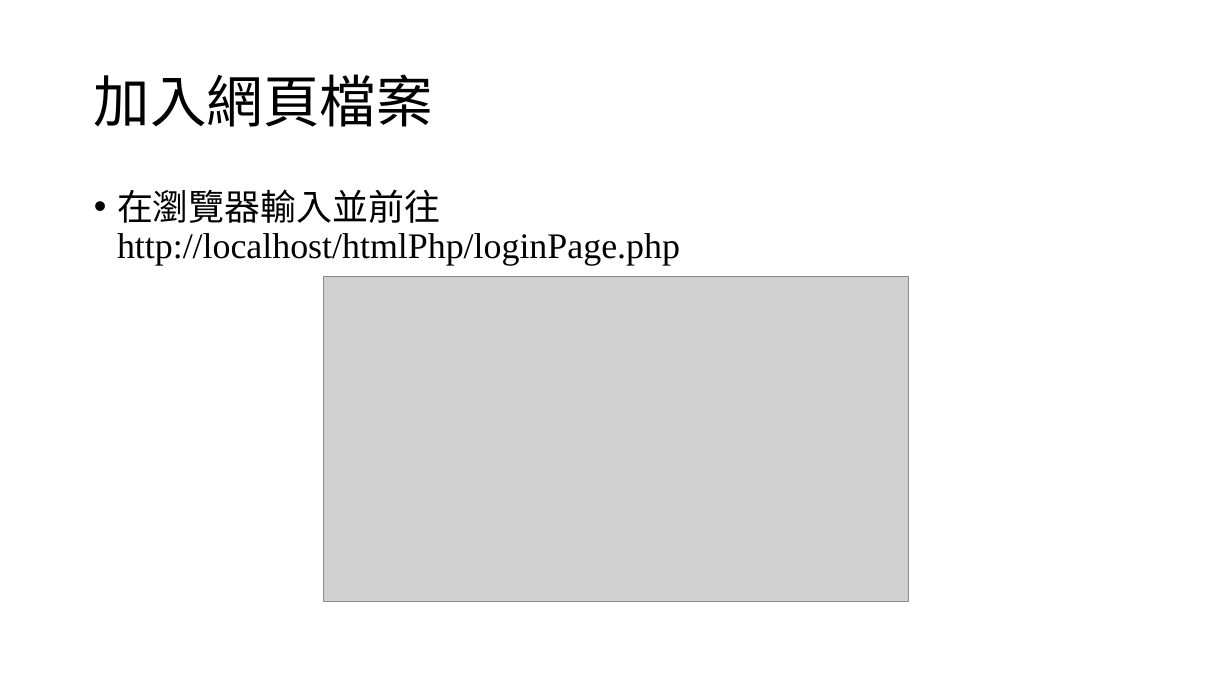
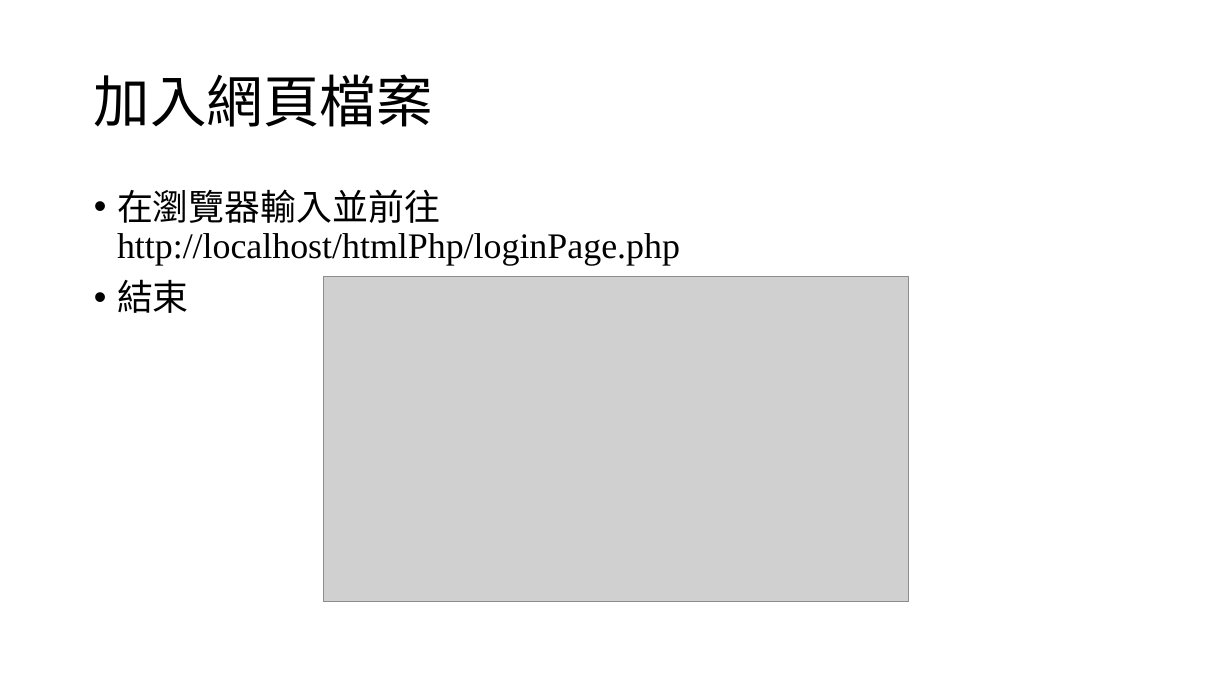
Before and after one commit to BCWizard/nfuMnel-meetingsystem, a slide deck: slide 8 of 使用手冊.pptx. Drawn at 1232x693 pixels with LibreOffice and Linux fonts; fonts in the diff are those of the drawing; grey boxes stand for pictures. Boxes give left, top, right and bottom in pixels: in the first picture for what was removed or moved away, otherwise in the second. Text is boxed around its words. In the diff, an @@ line names an element or a change of style, - is before the commit and + after.

```diff
--- a/使用手冊.pptx
+++ b/使用手冊.pptx
@@ text at [117, 279, 189, 313]: paragraph added @@
+• 結束
```
Also in this commit, not shown: 2 other slides changed, 2 slides added, 1 slide removed, 7 other files.
